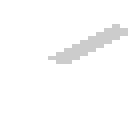
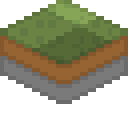
The second w=128, h=128 image is a revision of the first. Changes to its layers:
added layer "rightShadow" (2nd of 3) above "rightShadow" over (32, 16, 112, 56)
added layer "leftShadow" (1st of 3) above "leftShadow" over (32, 8, 112, 48)
added layer "leftShadow" (2nd of 3) above "leftShadow" over (16, 16, 96, 56)
showed "leftShadow" (3rd of 3) over (0, 24, 80, 64)
showed "Layer 1" over (0, 0, 128, 104)
